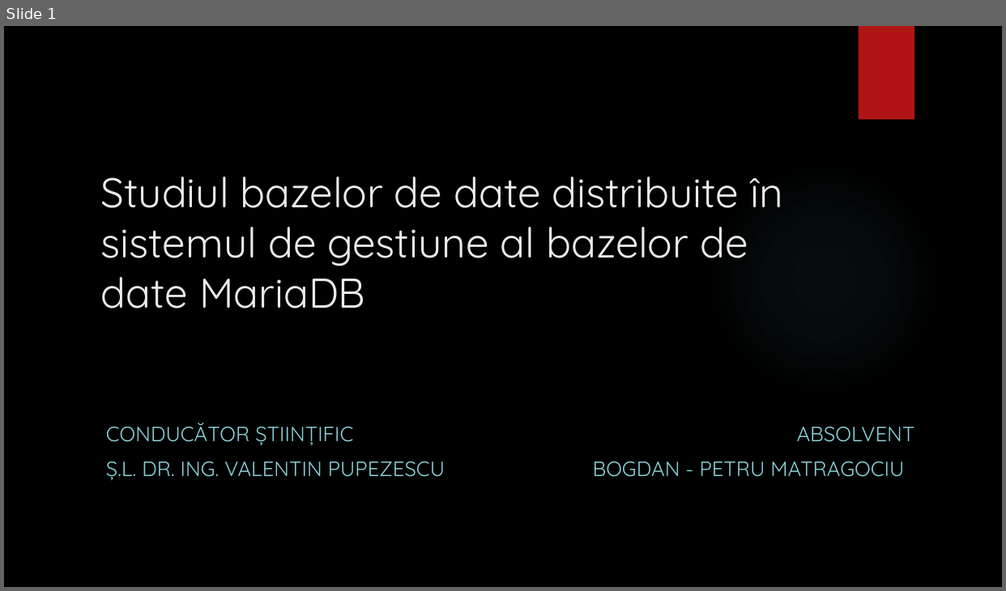
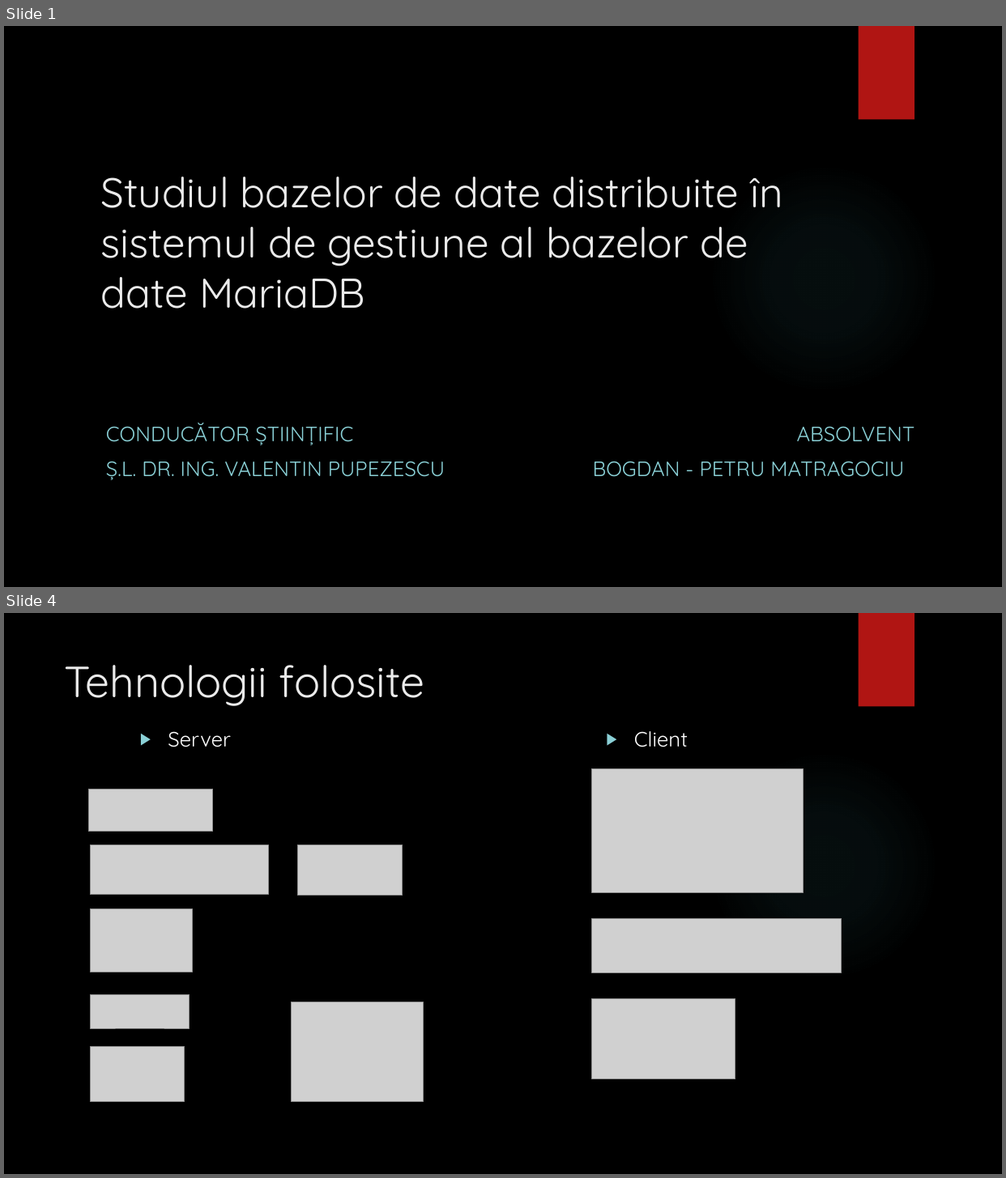
Before and after one commit to bogdanmatra/stoma, a slide deck: documentation/Prezentare_Licenta_Matragociu_Bogdan.pptx. Shown one above the other, each under a label of ours: slide 1 before the commit, slides 1 and 4 after it; the slides between them are not shown. The pictures are 1006x591 and 1006x1178 pixels, drawn with LibreOffice and Linux fonts; fonts in the diff are those of the drawing; grey boxes stand for pictures; background and template pictures are left out. Boxes give left, top, right and bottom in pixels: in the first picture for what was removed or moved away, otherwise in the second. Text is boxed around its words. In the diff, an @@ line names an element or a change of style, - is before the commit and + after.

```diff
--- a/documentation/Prezentare_Licenta_Matragociu_Bogdan.pptx
+++ b/documentation/Prezentare_Licenta_Matragociu_Bogdan.pptx
@@ slide 4 added at box(4, 613, 1002, 1174), background picture (left out); not listed: 2 template elements that a slide beside it also shows @@
@@ title added at box(65, 665, 425, 706), 42 pt, text #EBEBEB @@
+Tehnologii folosite
@@ text added at box(168, 731, 231, 747), 20 pt, text #FFFFFF @@
+▶ Server
@@ text added at box(634, 731, 688, 747), 20 pt, text #FFFFFF @@
+▶ Client
@@ picture added at box(592, 769, 803, 892) @@
@@ picture added at box(88, 789, 213, 832) @@
@@ picture added at box(90, 845, 268, 895) @@
@@ picture added at box(297, 845, 403, 895) @@
@@ picture added at box(90, 909, 193, 973) @@
@@ picture added at box(592, 918, 842, 973) @@
@@ picture added at box(90, 995, 189, 1029) @@
@@ picture added at box(592, 999, 735, 1080) @@
@@ picture added at box(292, 1003, 424, 1102) @@
@@ picture added at box(90, 1046, 185, 1102) @@
```
Also in this commit, not shown: 14 other slides added, 4 slides removed, 1 other file.
